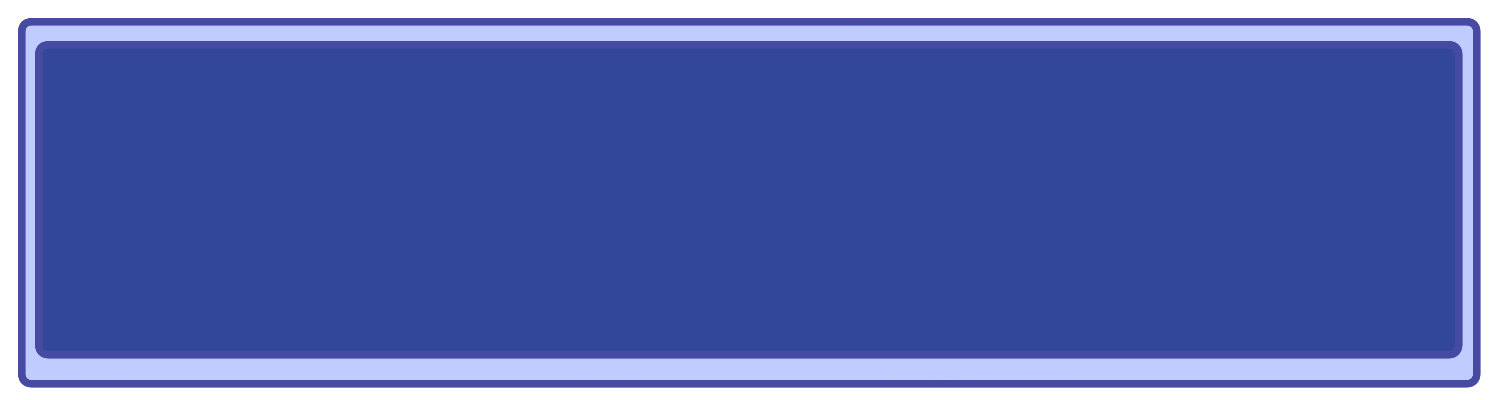
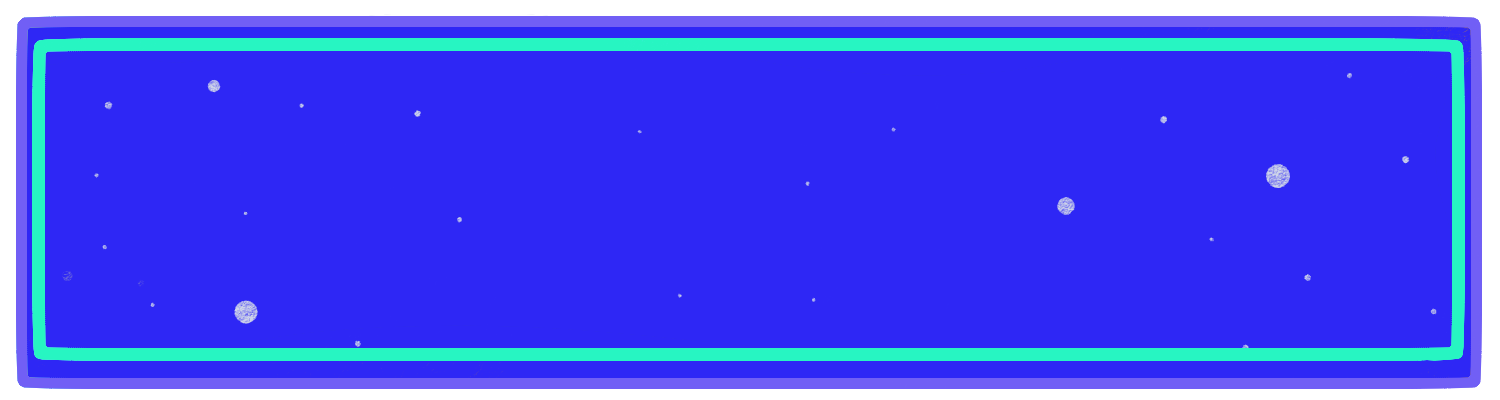
Layer changes from the first (1500, 400) image to the second:
painted on "Lineart" over 16, 14, 1482, 389
hid "Border color", painted on it over 16, 14, 1482, 389
showed "Stars", painted on it over 16, 14, 1482, 389
painted on "Color" over 16, 14, 1482, 389
